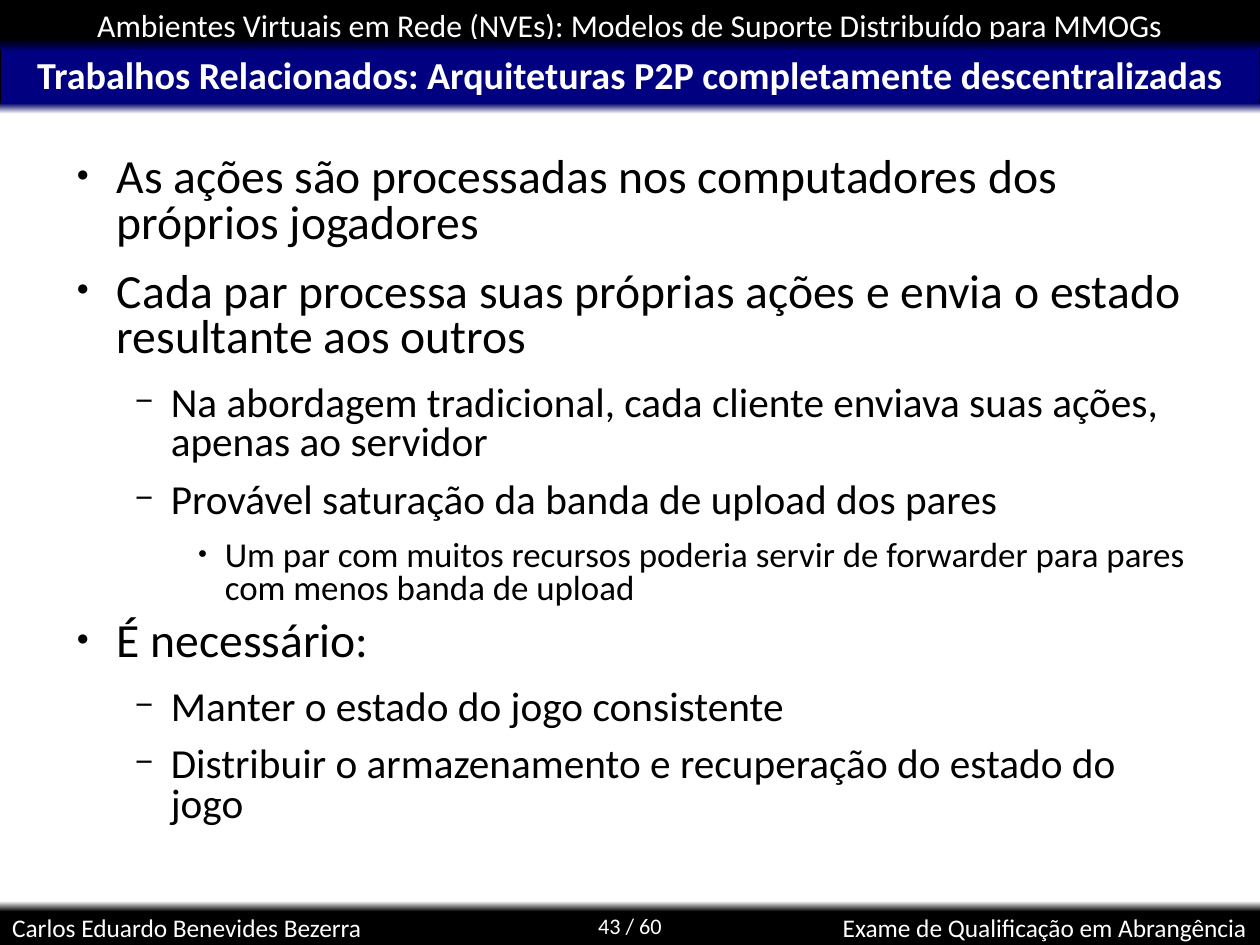
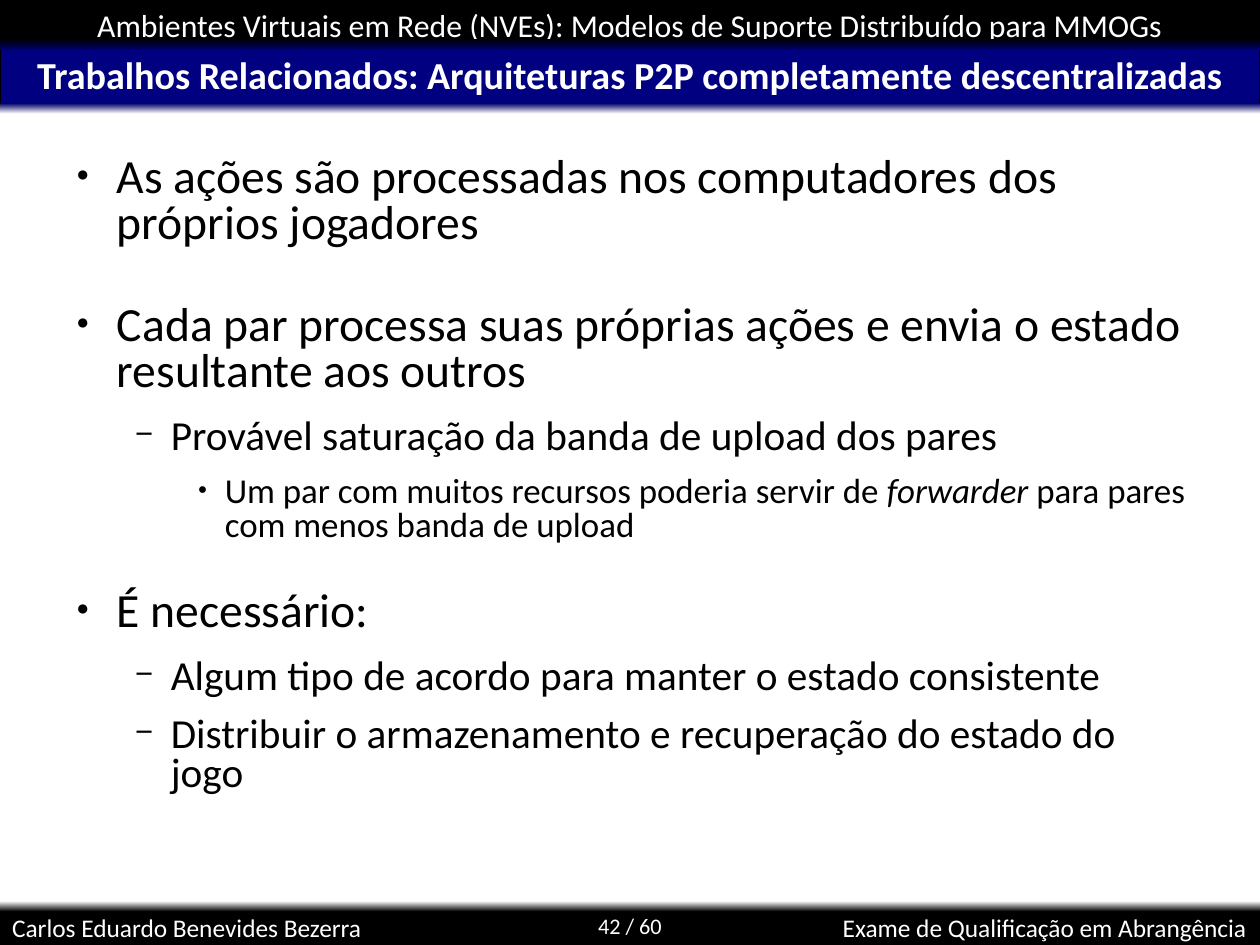
Before and after one commit to kdubezerra/kdubezerra, a slide deck: slide 42 of disciplinas/cmp600/app_turbo.ppt (slide 43 before the commit). Drawn at 1260x945 pixels with LibreOffice and Linux fonts; fonts in the diff are those of the drawing; background and template pictures are left out. Boxes give left, top, right and bottom in pixels: in the first picture for what was removed or moved away, otherwise in the second. Text is boxed around its words. In the diff, an @@ line names an element or a change of style, - is before the commit and + after.

```diff
--- a/disciplinas/cmp600/app_turbo.ppt
+++ b/disciplinas/cmp600/app_turbo.ppt
@@ text at <box>171,388,1158,463</box>: paragraph removed @@
-  − Na abordagem tradicional, cada cliente enviava suas ações, apenas ao servidor
@@ text at <box>225,478,1185,543</box>: italic on in "forwarder" @@
@@ text at <box>171,661,1100,697</box>: text changed @@
-  − Manter o estado do jogo consistente
+  − Algum tipo de acordo para manter o estado consistente
@@ page number at <box>598,919,662,934</box>: text changed @@
-43 / 60
+42 / 60
```
Also in this commit, not shown: 12 other slides changed, 1 slide removed.
